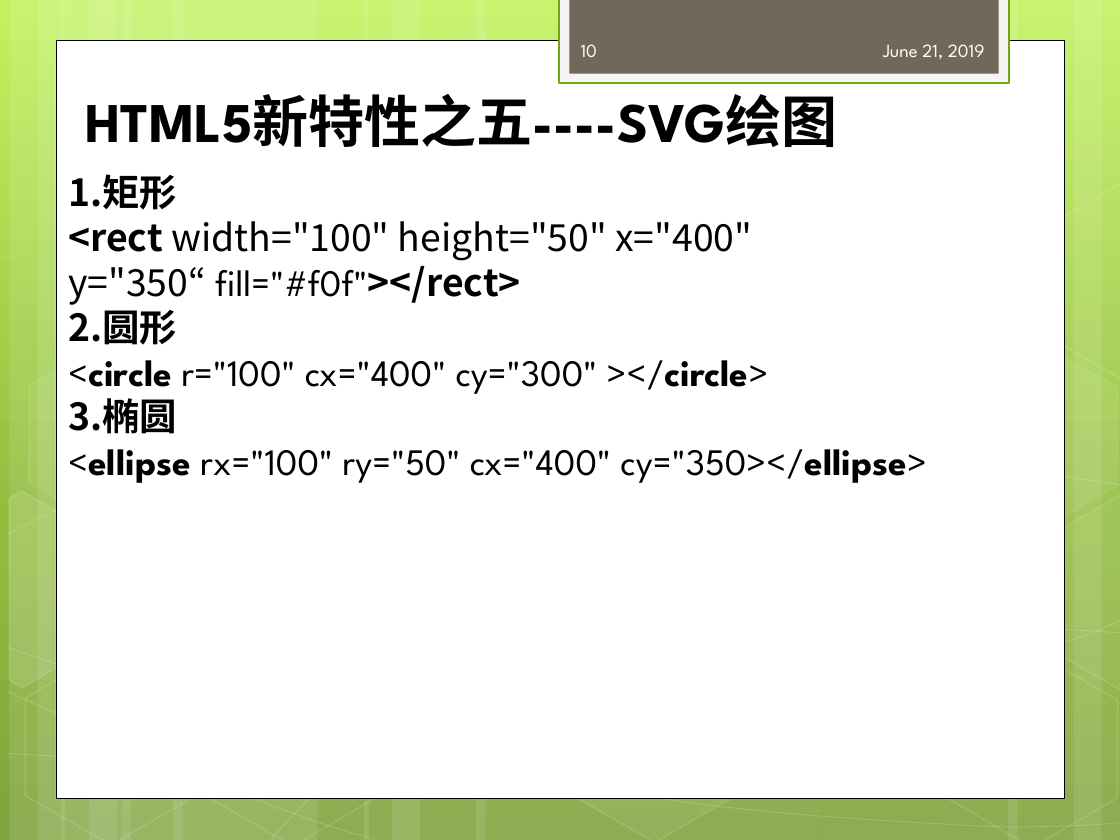
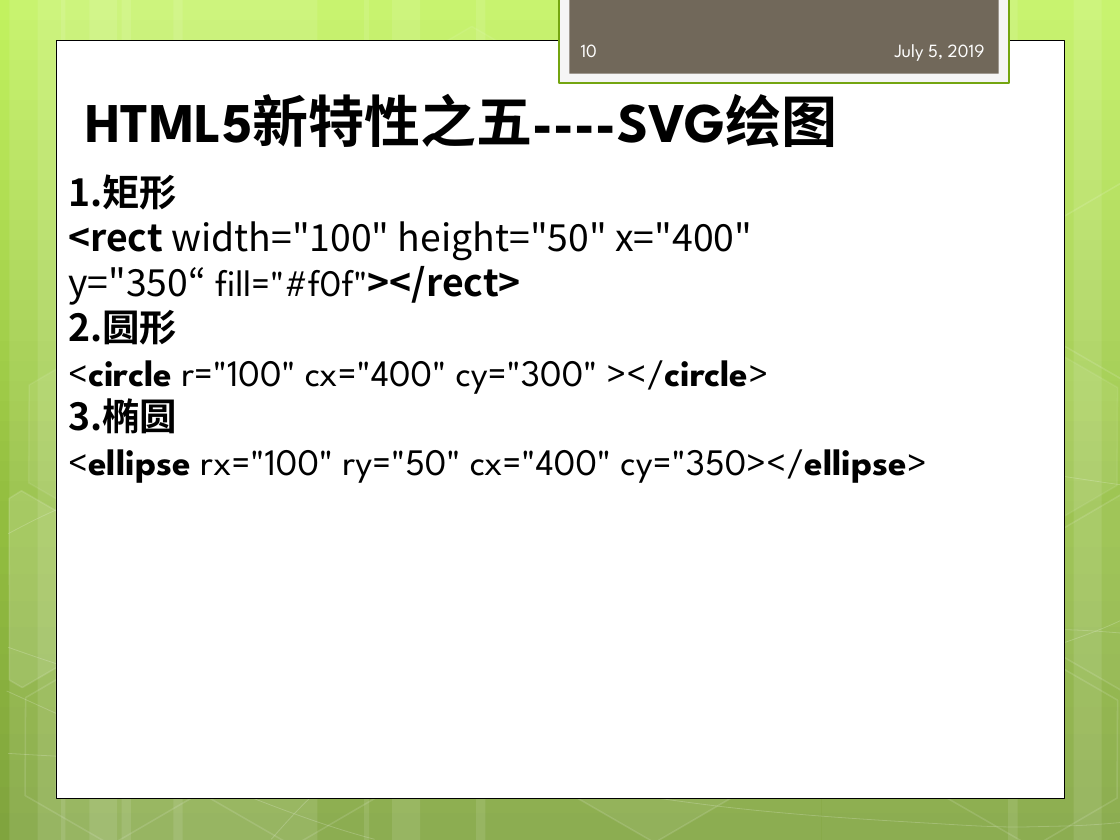
Before and after one commit to yuer-jun/interview, a slide deck: slide 10 of PPT/H5新特性--10个.pptx. Drawn at 1120x840 pixels with LibreOffice and Linux fonts; fonts in the diff are those of the drawing. Boxes give left, top, right and bottom in pixels: in the first picture for what was removed or moved away, otherwise in the second. Text is boxed around its words. In the diff, an @@ line names an element or a change of style, - is before the commit and + after.

```diff
--- a/PPT/H5新特性--10个.pptx
+++ b/PPT/H5新特性--10个.pptx
@@ text at bbox=[895, 44, 985, 61]: text changed @@
-June 21, 2019
+July 5, 2019
```
Also in this commit, not shown: 15 other slides changed, 2 other files.
